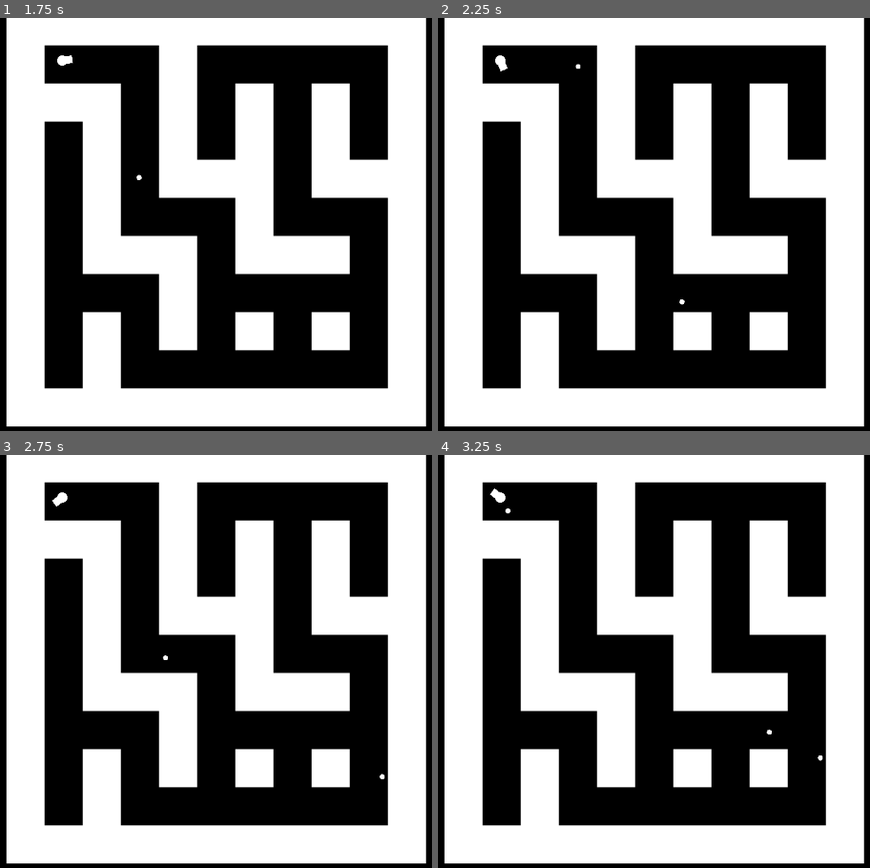
Above: before the commit, frames 1-4 (two rows, left to right).
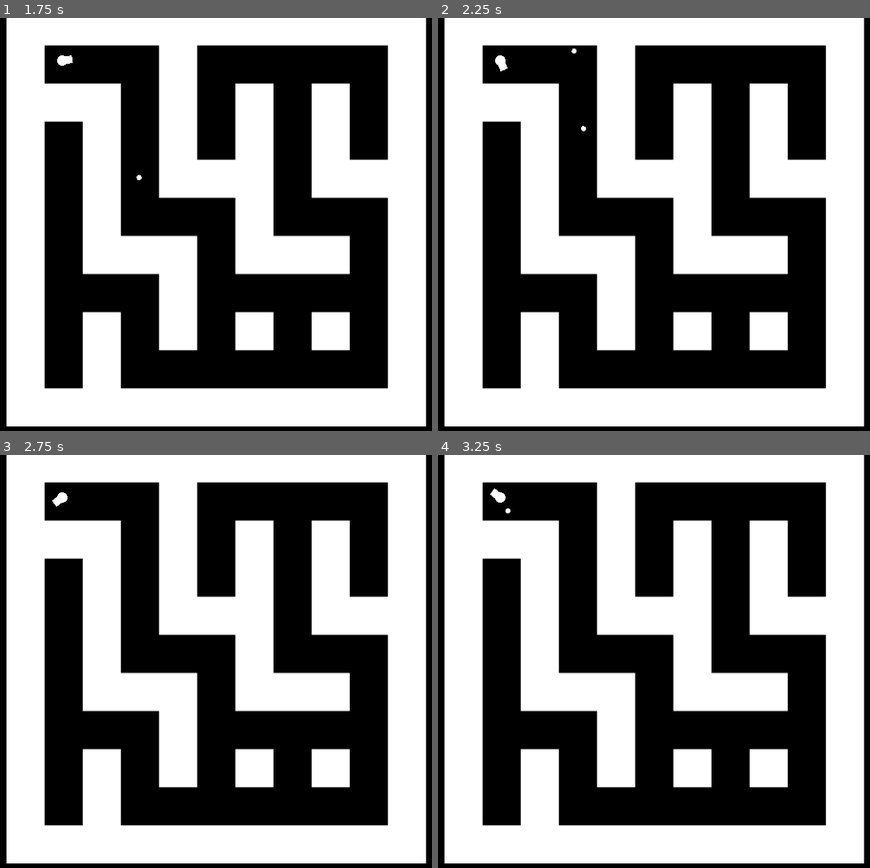
Above: after the commit, the same moments.

Repository: Christmas-Missionary/one_button_2024
Game: Godot game, scene res://src/main.tscn
Two runs of this game, one before a commit and one after it. Both use one fixed random seed, a clock stepped at 60 frames per second and the inputs below.
Inputs:
- Up to frame 1 (1.75 s): tap Enter at 0.5 s; hold Space (OneButton) 0.53-1.28 s; tap Space (OneButton) at 1.35 s
- Up to frame 2 (2.25 s): hold Space (OneButton) from 2.03 s (still down)
- Up to frame 3 (2.75 s): keep holding Space (OneButton)
- Up to frame 4 (3.25 s): release Space (OneButton) at 2.78 s; tap Space (OneButton) at 2.85 s

Frame 1 is identical in both runs. In frame 2, less than 0.1% of the frame differs, in the area x 30-58%, y 7-70%; in frame 3, less than 0.1%; in frame 4, less than 0.1%.

Commit message:
rand rotation

Diff:
--- a/src/bullet.gd
+++ b/src/bullet.gd
@@ -19,13 +19,15 @@
 func _physics_process(_delta) -> void:
 	move_and_slide()
 	if is_on_wall():
+		#print(get_wall_normal())
 		match (get_wall_normal()):
 			Vector2.UP, Vector2.DOWN:
 				velocity.y = -velocity.y
 			Vector2.LEFT, Vector2.RIGHT:
 				velocity.x = -velocity.x
 			_:
-				velocity = velocity * (Vector2(-1, 1) if randi() % 2 else Vector2(1, -1))
+				const RAND_ROT: float = TAU/12.0
+				velocity = (-velocity).rotated(randf_range(-RAND_ROT, RAND_ROT))
 
 func _exit_tree() -> void:
 	num_of_bullets -= 1
